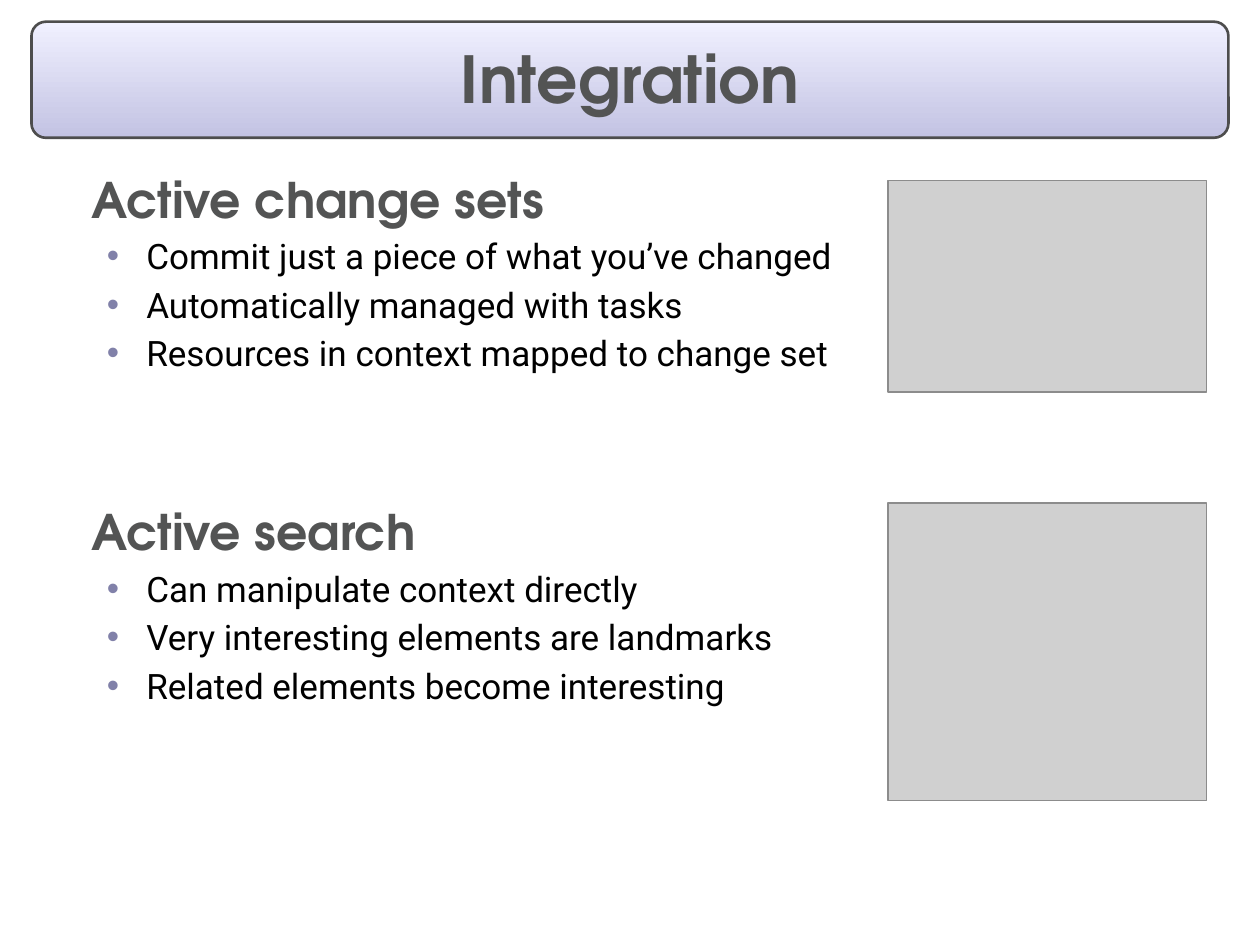
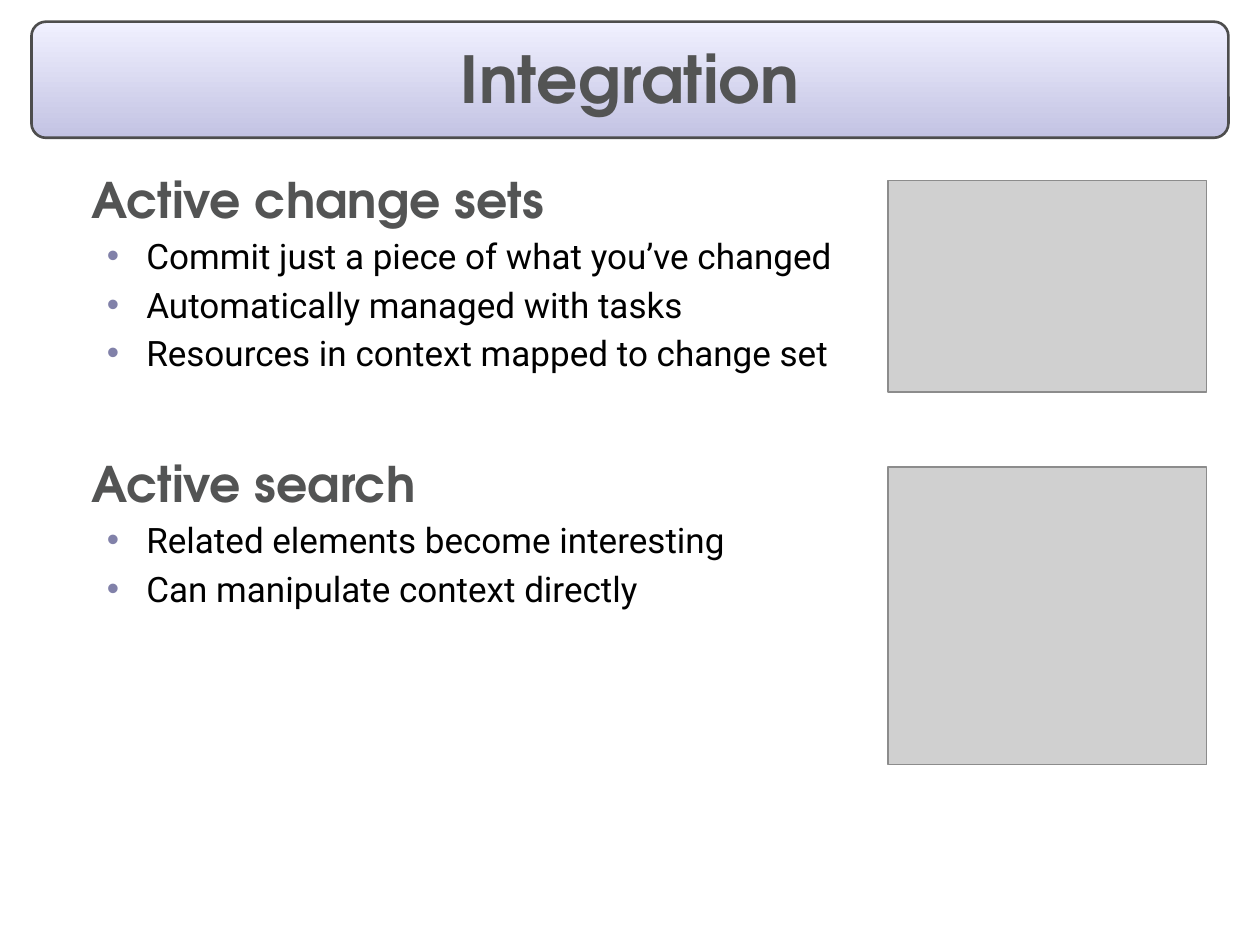
Before and after one commit to eclipse-mylyn/mylyn-website, a slide deck: slide 8 of publications/2006-03-mylar-eclipsecon-2.ppt. Drawn at 1260x945 pixels with LibreOffice and Linux fonts; fonts in the diff are those of the drawing; grey boxes stand for pictures. Boxes give left, top, right and bottom in pixels: in the first picture for what was removed or moved away, otherwise in the second. Text is boxed around its words. In the diff, an @@ line names an element or a change of style, - is before the commit and + after.

```diff
--- a/publications/2006-03-mylar-eclipsecon-2.ppt
+++ b/publications/2006-03-mylar-eclipsecon-2.ppt
@@ picture: place and size @@
-picture at (888,503,1207,800)
+picture at (888,467,1207,765)
@@ text at (146,526,724,561): paragraph added @@
+  • Related elements become interesting
@@ text at (146,623,772,707): paragraphs removed @@
-  • Very interesting elements are landmarks
-  • Related elements become interesting
```
Also in this commit, not shown: 13 other slides changed, 1 slide added, 2 slides removed, 1 other file.
